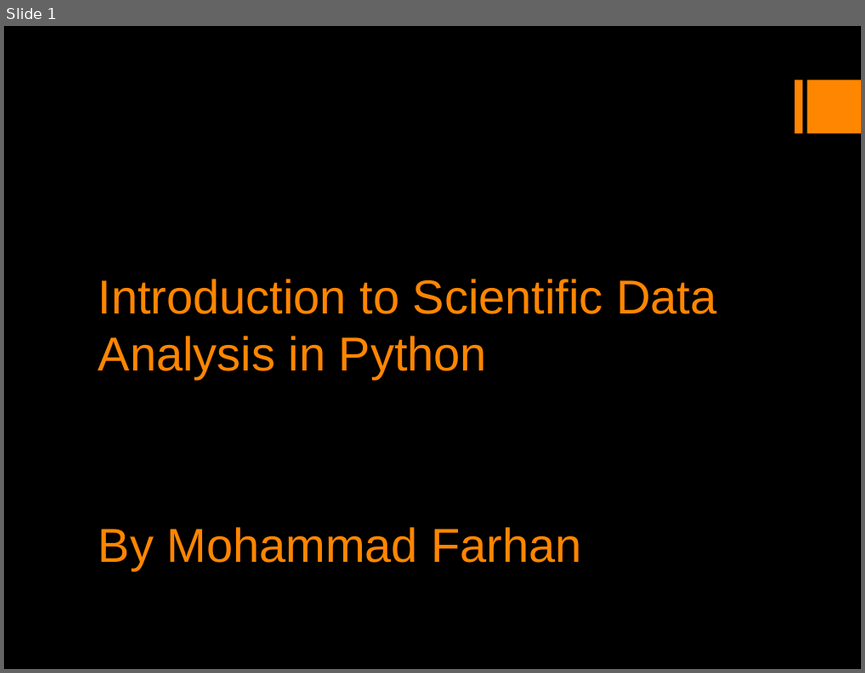
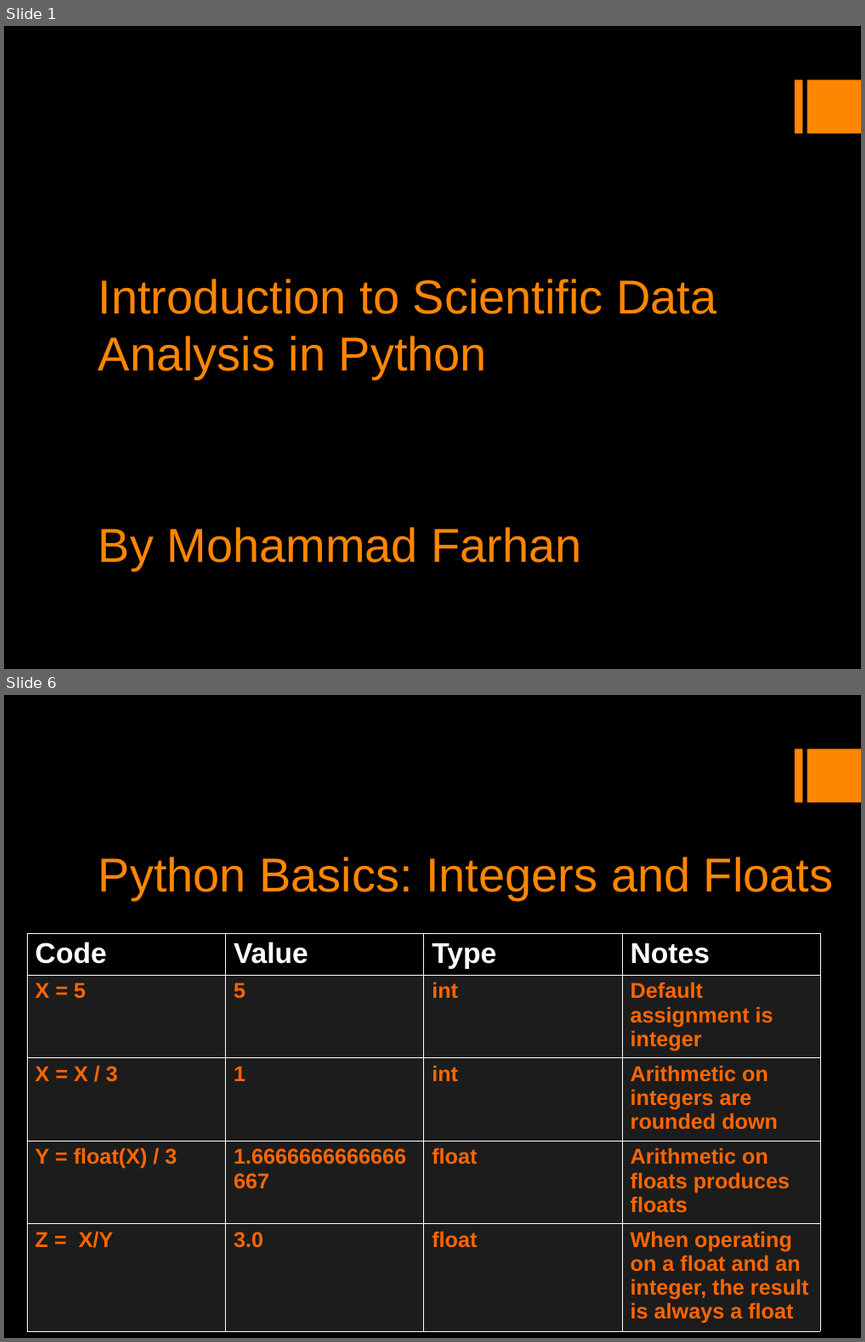
Before and after one commit to mfarhan12/intro_to_scientific_computing, a slide deck: Introduction to Scientific Computing in Python.odp. Shown one above the other, each under a label of ours: slide 1 before the commit, slides 1 and 6 after it; the slides between them are not shown. The pictures are 865x673 and 865x1342 pixels, drawn with LibreOffice and Linux fonts; fonts in the diff are those of the drawing. Boxes give left, top, right and bottom in pixels: in the first picture for what was removed or moved away, otherwise in the second. Text is boxed around its words. In the diff, an @@ line names an element or a change of style, - is before the commit and + after.

Commit message:
added python basics slides

```diff
--- a/Introduction to Scientific Computing in Python.odp
+++ b/Introduction to Scientific Computing in Python.odp
@@ slide 6 added at <box>4,695,861,1338</box>, background #000000; not listed: 2 template elements that a slide beside it also shows @@
@@ title added at <box>98,857,833,900</box>, 40 pt, text #FF8600 @@
+Python Basics: Integers and Floats
@@ table added at <box>27,933,819,1331</box>, 5 rows, 4 columns @@
+Code | Value | Type | Notes
+X = 5 | 5 | int | Default assignment is integer
+X = X / 3 | 1 | int | Arithmetic on integers are rounded down
+Y = float(X) / 3 | 1.6666666666666667 | float | Arithmetic on floats produces floats
+Z = X/Y | 3.0 | float | When operating on a float and an integer, the result is always a float
```
Also in this commit, not shown: 5 slides changed, 6 other slides added, 1 slide removed, 7 other files.
